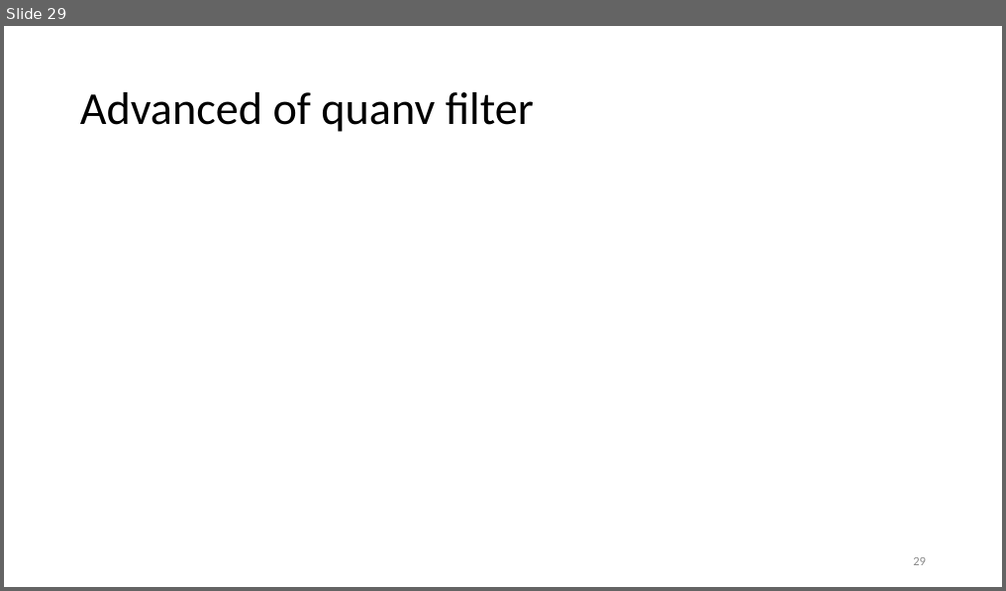
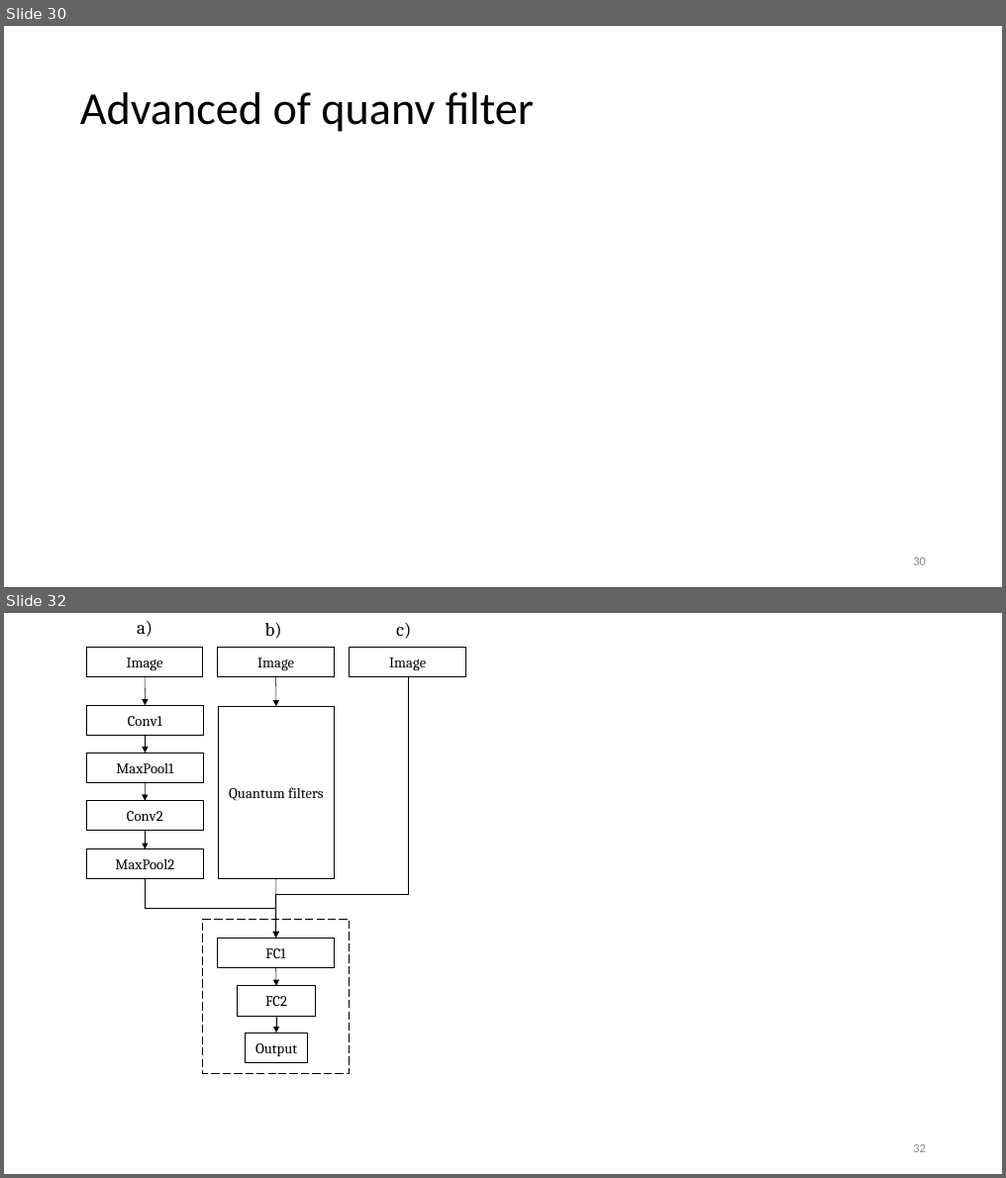
Before and after one commit to vutuanhai237/DynamicQNN, a slide deck: thesis/Quanvolutional neural network.pptx. Shown one above the other, each under a label of ours: slide 29 before the commit, slides 30 and 32 after it; the slides between them are not shown. The pictures are 1006x591 and 1006x1178 pixels, drawn with LibreOffice and Linux fonts; fonts in the diff are those of the drawing; grey boxes stand for pictures. Boxes give left, top, right and bottom in pixels: in the first picture for what was removed or moved away, otherwise in the second. Text is boxed around its words. In the diff, an @@ line names an element or a change of style, - is before the commit and + after.

Commit message:
Updated images

```diff
--- a/thesis/Quanvolutional neural network.pptx
+++ b/thesis/Quanvolutional neural network.pptx
@@ slide 32 added at box(4, 613, 1002, 1174), background #FFFFFF @@
@@ text added at box(137, 620, 152, 637), 18 pt, text #000000 @@
+a)
@@ text added at box(265, 623, 282, 639), 18 pt, text #000000 @@
+b)
@@ text added at box(396, 623, 411, 639), 18 pt, text #000000 @@
+c)
@@ rectangle added at box(86, 648, 203, 677), outline #000000 1 pt, 14 pt, text #000000 @@
+Image
@@ rectangle added at box(218, 648, 334, 677), outline #000000 1 pt, 14 pt, text #000000 @@
+Image
@@ rectangle added at box(350, 648, 466, 677), outline #000000 1 pt, 14 pt, text #000000 @@
+Image
@@ arrow added from (145, 677) to (145, 706), #000000 0.5 pt @@
@@ arrow added from (275, 677) to (276, 707), #000000 0.5 pt @@
@@ elbow arrow added from (408, 677) to (275, 938), #000000 0.5 pt @@
@@ rectangle added at box(87, 706, 204, 736), outline #000000 1 pt, 14 pt, text #000000 @@
+Conv1
@@ rectangle added at box(218, 707, 334, 879), outline #000000 1 pt, 14 pt, text #000000 @@
+Quantum filters
@@ rectangle added at box(87, 753, 204, 783), outline #000000 1 pt, 14 pt, text #000000 @@
+MaxPool1
@@ arrow added from (145, 735) to (145, 753), #000000 0.5 pt @@
@@ arrow added from (145, 783) to (145, 801), #000000 0.5 pt @@
@@ rectangle added at box(87, 801, 203, 831), outline #000000 1 pt, 14 pt, text #000000 @@
+Conv2
@@ rectangle added at box(87, 850, 203, 879), outline #000000 1 pt, 14 pt, text #000000 @@
+MaxPool2
@@ arrow added from (145, 831) to (145, 850), #000000 0.5 pt @@
@@ elbow arrow added from (145, 879) to (275, 938), #000000 0.5 pt @@
@@ arrow added from (276, 879) to (275, 938), #000000 0.5 pt @@
@@ rectangle added at box(203, 920, 350, 1073), outline #000000 1 pt dashed @@
@@ rectangle added at box(218, 938, 334, 967), outline #000000 1 pt, 14 pt, text #000000 @@
+FC1
@@ arrow added from (275, 967) to (276, 986), #000000 0.5 pt @@
@@ rectangle added at box(238, 986, 316, 1017), outline #000000 1 pt, 14 pt, text #000000 @@
+FC2
@@ arrow added from (276, 1017) to (276, 1033), #000000 0.5 pt @@
@@ rectangle added at box(245, 1033, 307, 1062), outline #000000 1 pt, 14 pt, text #000000 @@
+Output
@@ page number added at box(913, 1145, 926, 1153), 12 pt, text #8C8C8C @@
+32
@@ what was slide 29 is now slide 30 @@
@@ page number at box(913, 558, 926, 566): text changed @@
-29
+30
```
Also in this commit, not shown: 1 slide changed, 2 other slides added, 30 other files.
